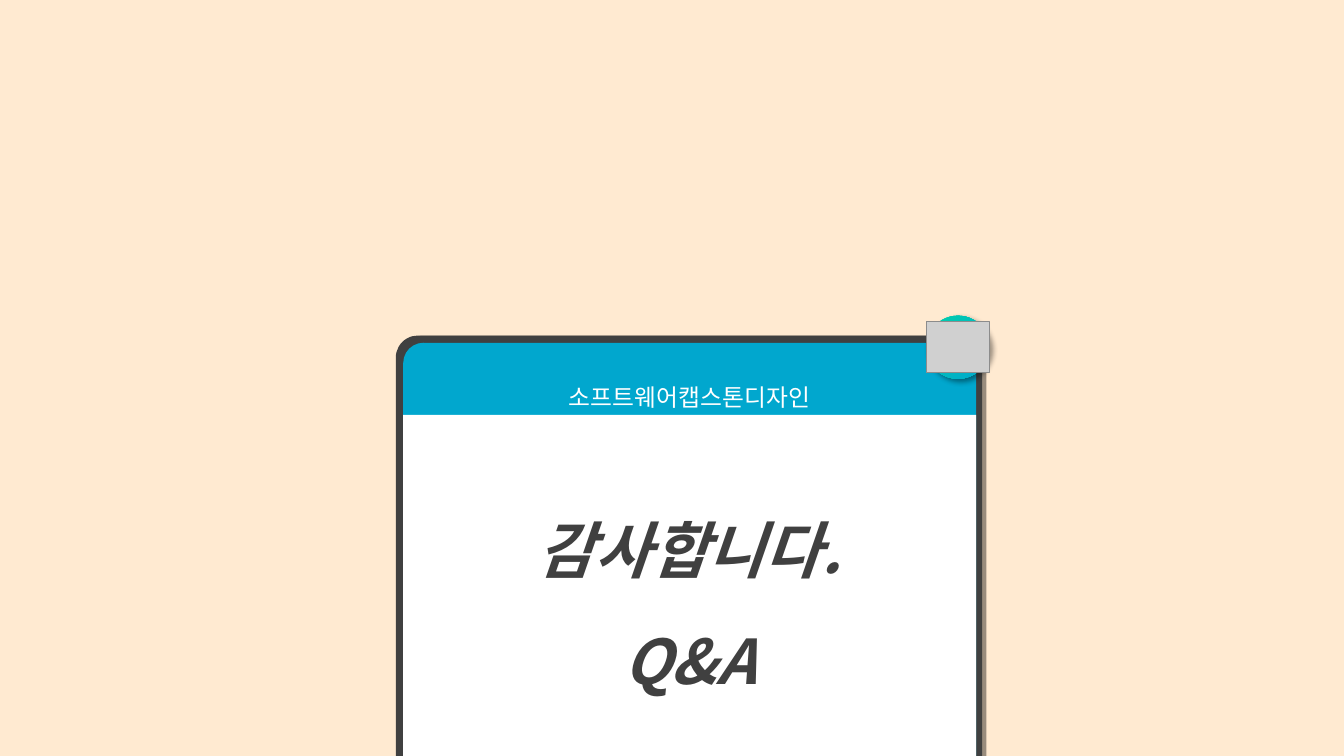
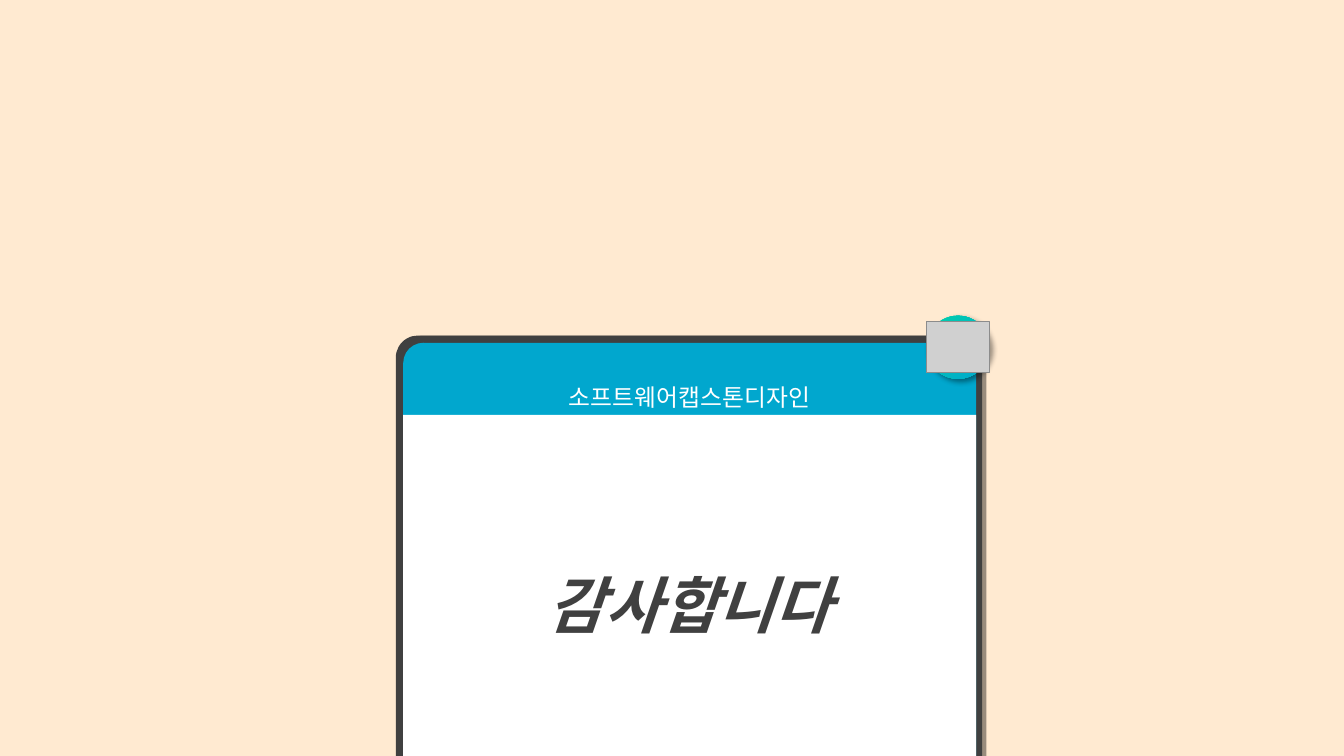
Before and after one commit to jangho1016/2022_1_CapstoneDesign, a slide deck: slide 14 of Final Assignments/파라노이드 팀 발표용 PPT.pptx (slide 9 before the commit). Drawn at 1344x756 pixels with LibreOffice and Linux fonts; fonts in the diff are those of the drawing; grey boxes stand for pictures. Boxes give left, top, right and bottom in pixels: in the first picture for what was removed or moved away, otherwise in the second. Text is boxed around its words. In the diff, an @@ line names an element or a change of style, - is before the commit and + after.

```diff
--- a/Final Assignments/파라노이드 팀 발표용 PPT.pptx
+++ b/Final Assignments/파라노이드 팀 발표용 PPT.pptx
@@ text in rectangle at (548, 576, 831, 634): text changed @@
-감사합니다.
-Q&A
+감사합니다
```
Also in this commit, not shown: 3 other slides changed, 5 slides added.
